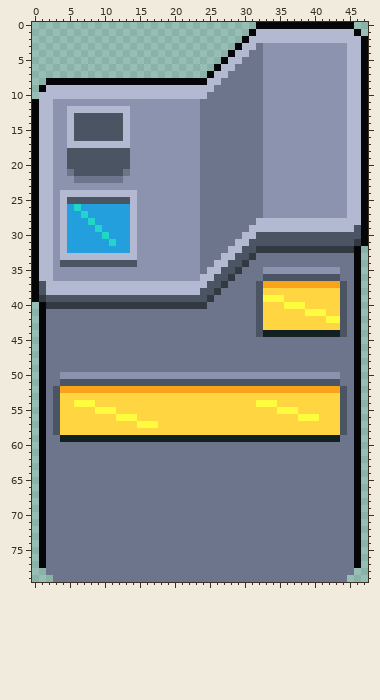
Two states of a sprite sheet, Jogo_jam/Cidade/predio_4_costa.png. This is how it looked before the edit.
The file is 48x80 pixels.
After:
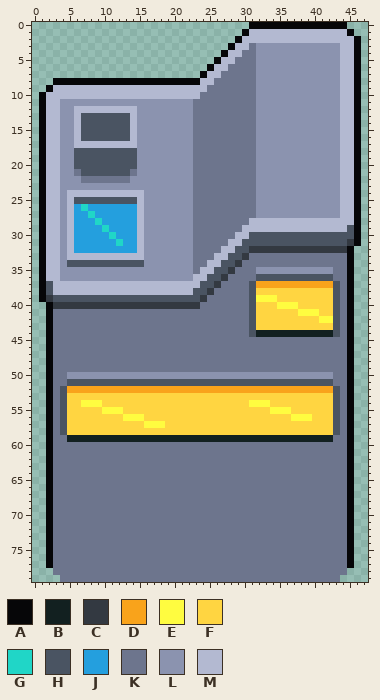
Palette (. is transparent): A #060608  B #122020  C #333941  D #f9a31b  E #fffc40  F #ffd541  G #20d6c7  H #4a5462  J #249fde  K #6d758d  L #8b93af  M #b3b9d1
What changed:
Changed rows in their new state; - is an unchanged pixel.
first column x 0:
 0 -------------------------------A-------------.--
 1 ------------------------------AM-------------A.-
 2 -----------------------------AM---------------A.
 3 ----------------------------AM-KL-----------M-A.
 4 ---------------------------AM-K-L-----------M-A.
 5 --------------------------AM-K--L-----------M-A.
 6 -------------------------AM-K---L-----------M-A.
 7 ------------------------AM-K----L-----------M-A.
 8 --.---------------------M-K-----L-----------M-A.
 9 -.A----------------------K------L-----------M-A.
10 -A----------------------K-------L-----------M-A.
11 .A-M-------------------K--------L-----------M-A.
12 .A-M-L--------M--------K--------L-----------M-A.
13 .A-M-LM------HM--------K--------L-----------M-A.
14 .A-M-LM------HM--------K--------L-----------M-A.
15 .A-M-LM------HM--------K--------L-----------M-A.
16 .A-M-LM------HM--------K--------L-----------M-A.
17 .A-M-L--------M--------K--------L-----------M-A.
18 .A-M-L--------H--------K--------L-----------M-A.
19 .A-M-L--------H--------K--------L-----------M-A.
20 .A-M-L--------H--------K--------L-----------M-A.
21 .A-M-LK------HK--------K--------L-----------M-A.
22 .A-M--L------K---------K--------L-----------M-A.
23 .A-M-------------------K--------L-----------M-A.
24 .A-ML----------M-------K--------L-----------M-A.
25 .A-MLM--------HM-------K--------L-----------M-A.
26 .A-MLMJG------JM-------K--------L-----------M-A.
27 .A-MLM-JG-----JM-------K--------L-----------M-A.
28 .A-MLM--JG----JM-------K-------M--------------A.
29 .A-MLM---JG---JM-------K------M--------------HA.
30 .A-MLM----JG--JM-------K-----M-H--------------A.
31 .A-MLM-----JG-JM-------K----M-H--------------CA.
32 .A-MLM--------JM-------K---M-H-C-------------A.-
33 .A-ML----------M-------K--M-H-CK-------------A.-
34 .A-ML----------H-------K-M-H-CK--------------A.-
35 .A-M-------------------KM-H-CK--L----------K-A.-
36 .A-M-------------------M-H-CK---H----------K-A.-
37 .AH---------------------H-CK---HD----------HKA.-
38 .AH--------------------H-CK----HF----------HKA.-
39 .AC---------------------CK-----HE--F-------HKA.-
40 -.A---------------------K------HF--E--F----HKA.-
41 -.A----------------------------HF-----E--F-HKA.-
42 -.A----------------------------HF--------E-HKA.-
43 -.A----------------------------HF----------HKA.-
44 -.A----------------------------HB----------HKA.-
45 -.A------------------------------------------A.-
46 -.A------------------------------------------A.-
47 -.A------------------------------------------A.-
48 -.A------------------------------------------A.-
49 -.A------------------------------------------A.-
50 -.A-K--------------------------------------K-A.-
51 -.A-K--------------------------------------K-A.-
52 -.AKH--------------------------------------HKA.-
53 -.AKH--------------------------------------HKA.-
54 -.AKH-F--E---------------------E--F--------HKA.-
55 -.AKH----F--E---------------------E--F-----HKA.-
56 -.AKH-------F--E---------------------E--F--HKA.-
57 -.AKH----------F--E------------------------HKA.-
58 -.AKH--------------------------------------HKA.-
59 -.A-K--------------------------------------K-A.-
60 -.A------------------------------------------A.-
61 -.A------------------------------------------A.-
62 -.A------------------------------------------A.-
63 -.A------------------------------------------A.-
64 -.A------------------------------------------A.-
65 -.A------------------------------------------A.-
66 -.A------------------------------------------A.-
67 -.A------------------------------------------A.-
68 -.A------------------------------------------A.-
69 -.A------------------------------------------A.-
70 -.A------------------------------------------A.-
71 -.A------------------------------------------A.-
72 -.A------------------------------------------A.-
73 -.A------------------------------------------A.-
74 -.A------------------------------------------A.-
75 -.A------------------------------------------A.-
76 -.A------------------------------------------A.-
77 -.A------------------------------------------A.-
78 --.------------------------------------------.--
79 ---.----------------------------------------.---
Pixel boxes of the changes (left, top, right, bottom) in both pictures:
changed: (193, 22, 368, 582)
changed: (32, 78, 165, 582)
